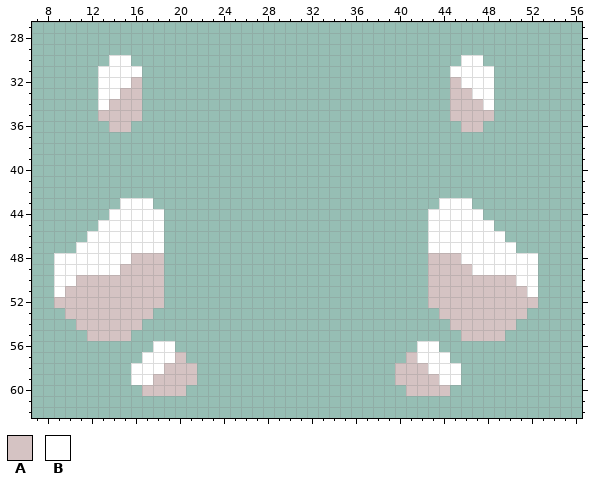
File history of a pixel-art sprite, sprites/Core/Capillary/Clot-cell.png. Above is the file before it was changed.
The file is 64x64 pixels. Shown: x 7..56, y 27..62.
Palette (. is transparent): A #d5c3c3  B #ffffff
Pixels before, first column x 9:
30 .....BB..............................BB.....
31 ....BBBB............................BBBB....
32 ....BBBA............................ABBB....
33 ....BBAA............................AABB....
34 ....BAAA............................AAAB....
35 ....AAAA............................AAAA....
36 .....AA..............................AA.....
37 ............................................
38 ............................................
39 ............................................
40 ............................................
41 ............................................
42 ............................................
43 ......BBB..........................BBB......
44 .....BBBBB........................BBBBB.....
45 ....BBBBBB........................BBBBBB....
46 ...BBBBBBB........................BBBBBBB...
47 ..BBBBBBBB........................BBBBBBBB..
48 BBBBBBBAAA........................AAABBBBBBB
49 BBBBBBAAAA........................AAAABBBBBB
50 BBAAAAAAAA........................AAAAAAAABB
51 BAAAAAAAAA........................AAAAAAAAAB
52 AAAAAAAAAA........................AAAAAAAAAA
53 .AAAAAAAA..........................AAAAAAAA.
54 ..AAAAAA............................AAAAAA..
55 ...AAAA..............................AAAA...
56 .........BB......................BB.........
57 ........BBBA....................ABBB........
58 .......BBBAAA..................AAABBB.......
59 .......BBAAAA..................AAAABB.......
60 ........AAAA....................AAAA........
Once edited:
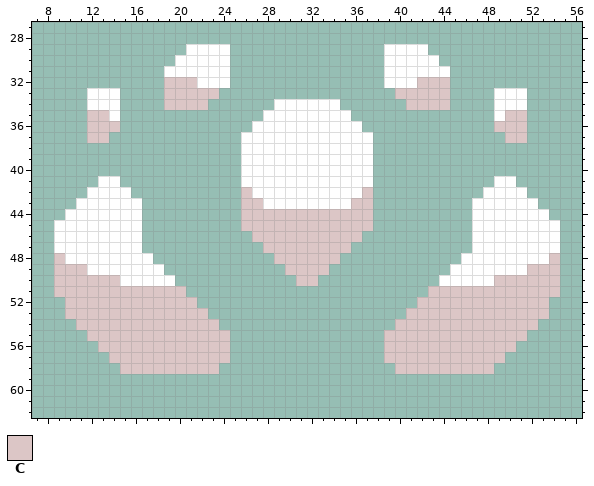
Colours new in this view: C #dcc6c6
Diff:
Changed rows in their new state; - is an unchanged pixel.
first column x 9:
29 ------------BBBB--------------BBBB------------
30 -----..----BBBBB--------------BBBBB--..-------
31 ----....--BBBBBB--------------BBBBBB....------
32 ----....--CCCBBB--------------BBBCCC....------
33 ---B--..--CCCCC----------------CCCCC....BBB---
34 ---B-B..--CCCC------BBBBBB------CCCC....BBB---
35 ---CCB..-----------BBBBBBBB---------....BCC---
36 ---CCC.-----------BBBBBBBBBB---------..-CCC---
37 ---CC------------BBBBBBBBBBBB------------CC---
38 -----------------BBBBBBBBBBBB-----------------
39 -----------------BBBBBBBBBBBB-----------------
40 -----------------BBBBBBBBBBBB-----------------
41 ----BB-----------BBBBBBBBBBBB-----------BB----
42 ---BBBB----------CBBBBBBBBBBC----------BBBB---
43 --BBBB--.--------CCBBBBBBBBCC------...BBBBBB--
44 -BBBB---..-------CCCCCCCCCCCC-----....-BBBBBB-
45 BBBB----..-------CCCCCCCCCCCC-----....--BBBBBB
46 BBB-----..--------CCCCCCCCCC------....---BBBBB
47 BB------..---------CCCCCCCC-------....----BBBB
48 C------BB.----------CCCCCC--------...-------BC
49 CCC---BBBB-----------CCCC---------..BB-----CCC
50 CCCCCCBBBBB-----------CC----------.BBBBBCCCCCC
51 CCCCCCCCCCCC----------------------CCCCCCCCCCCC
52 .CCCCCCCCCCCC--------------------CCCCCCCCCCCC-
53 -CCCCCCCCCCCCC------------------CCCCCCCCCCCCC-
54 --CCCCCCCCCCCCC----------------CCCCCCCCCCCCC--
55 ---CCCCCCCCCCCCC--------------CCCCCCCCCCCCC---
56 ----CCCCCCCCCCCC--------------CCCCCCCCCCCC----
57 -----CCCCCCCCCCC--------------CCCCCCCCCCC-----
58 ------CCCCCCCCC----------------CCCCCCCCC------
59 -------......------------------......---------
60 --------....--------------------....----------
